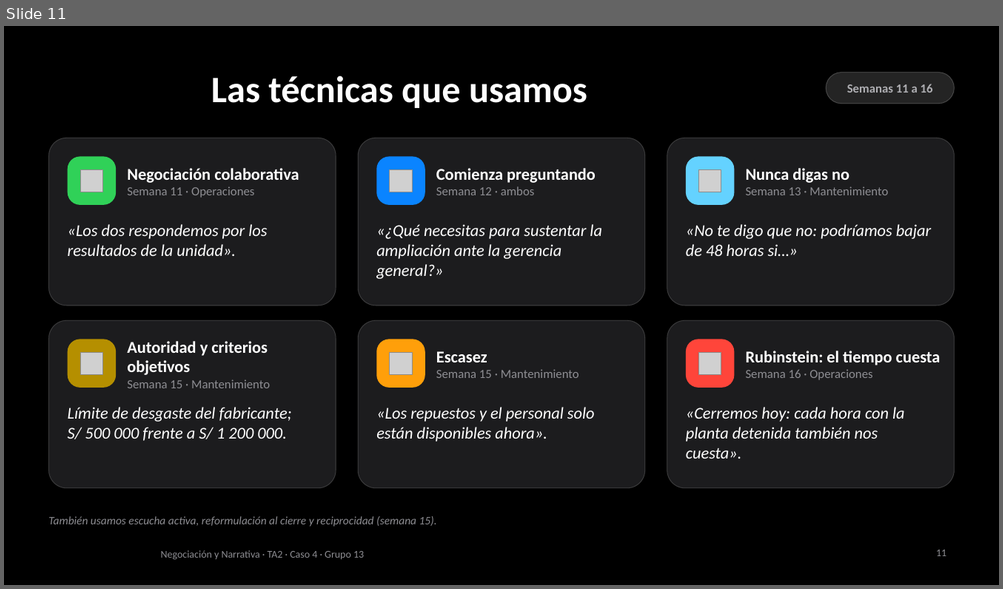
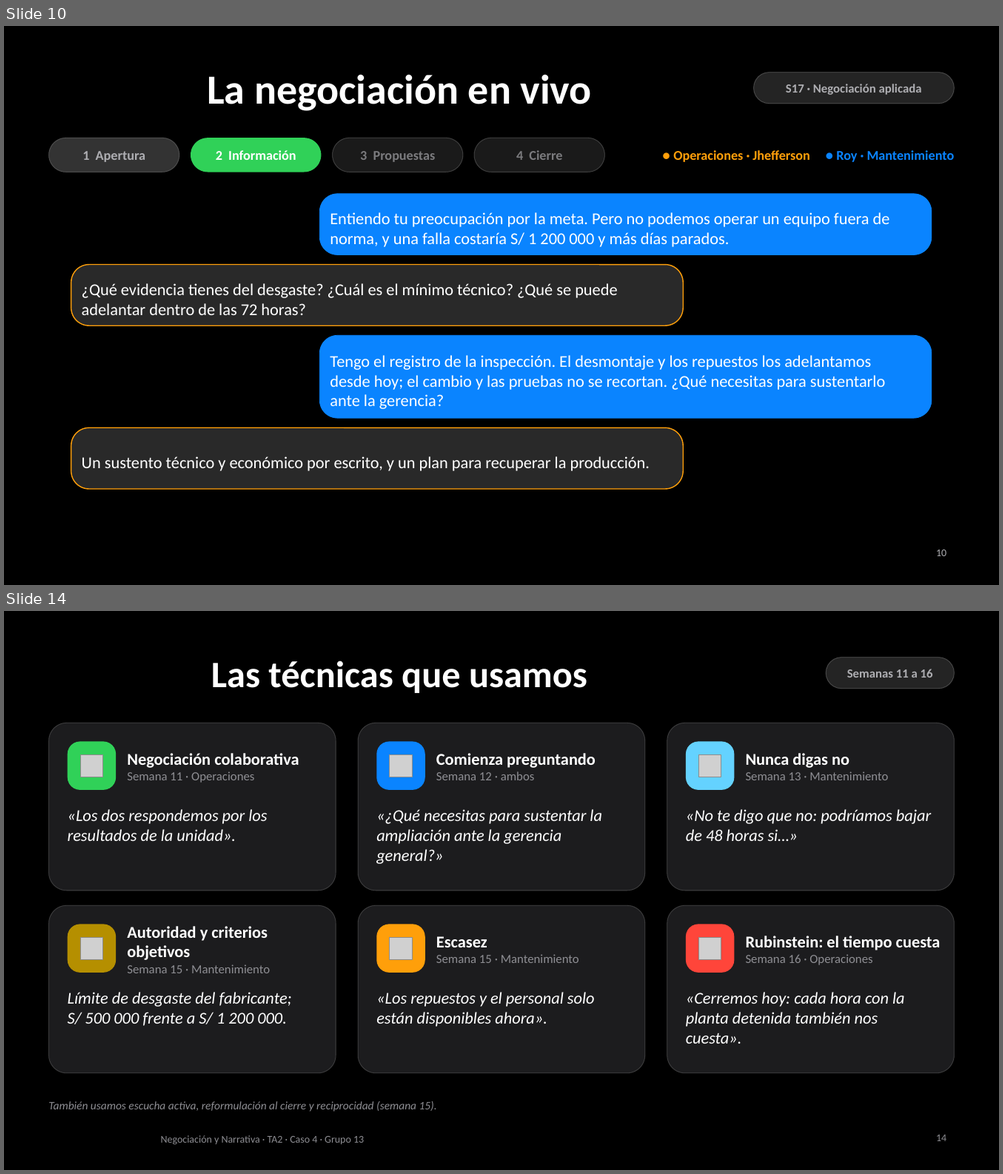
Before and after one commit to AnnthoQ/nnta2, a slide deck: respaldo/TA2_Caso4_respaldo.pptx. Shown one above the other, each under a label of ours: slide 11 before the commit, slides 10 and 14 after it; the slides between them are not shown. The pictures are 1003x589 and 1003x1174 pixels, drawn with LibreOffice and Linux fonts; fonts in the diff are those of the drawing; grey boxes stand for pictures; background and template pictures are left out. Boxes give left, top, right and bottom in pixels: in the first picture for what was removed or moved away, otherwise in the second. Text is boxed around its words. In the diff, an @@ line names an element or a change of style, - is before the commit and + after.

```diff
--- a/respaldo/TA2_Caso4_respaldo.pptx
+++ b/respaldo/TA2_Caso4_respaldo.pptx
@@ slide 10 added at <box>4,26,999,585</box>, background #000000 @@
@@ title added at <box>207,74,592,111</box>, 40 pt, text #FFFFFF, bold @@
+La negociación en vivo
@@ rounded rectangle added at <box>753,73,954,104</box>, fill #FFFFFF at 14% opacity, outline #FFFFFF 0.75 pt @@
@@ text added at <box>785,84,922,95</box>, 12 pt, text #AEAEB2, bold @@
+S17 · Negociación aplicada
@@ rounded rectangle added at <box>48,138,179,173</box>, fill #FFFFFF at 20% opacity, outline #FFFFFF 0.75 pt @@
@@ text added at <box>82,151,145,162</box>, 13 pt, text #AEAEB2, bold @@
+1 Apertura
@@ rounded rectangle added at <box>190,138,321,173</box>, fill #30D158 @@
@@ text added at <box>216,150,296,160</box>, 13 pt, text #FFFFFF, bold @@
+2 Información
@@ rounded rectangle added at <box>333,138,463,173</box>, fill #FFFFFF at 10% opacity, outline #FFFFFF 0.75 pt @@
@@ text added at <box>360,151,435,162</box>, 13 pt, text #AEAEB2 at 65% opacity, bold @@
+3 Propuestas
@@ rounded rectangle added at <box>474,138,605,173</box>, fill #FFFFFF at 10% opacity, outline #FFFFFF 0.75 pt @@
@@ text added at <box>516,150,562,160</box>, 13 pt, text #AEAEB2 at 65% opacity, bold @@
+4 Cierre
@@ text added at <box>673,150,954,162</box>, 13 pt, text #FF9F0A, bold @@
+● Operaciones · Jhefferson ● Roy · Mantenimiento
@@ rounded rectangle added at <box>319,194,931,255</box>, fill #0A84FF, outline #0A84FF 0.5 pt, 16 pt, text #FFFFFF @@
+Entiendo tu preocupación por la meta. Pero no podemos operar un equipo fuera de norma, y una falla costaría S/ 1 200 000 y más días parados.
@@ rounded rectangle added at <box>71,265,683,326</box>, fill #FFFFFF at 16% opacity, outline #FF9F0A 1 pt, 16 pt, text #FFFFFF @@
+¿Qué evidencia tienes del desgaste? ¿Cuál es el mínimo técnico? ¿Qué se puede adelantar dentro de las 72 horas?
@@ rounded rectangle added at <box>319,335,931,418</box>, fill #0A84FF, outline #0A84FF 0.5 pt, 16 pt, text #FFFFFF @@
+Tengo el registro de la inspección. El desmontaje y los repuestos los adelantamos desde hoy; el cambio y las pruebas no se recortan. ¿Qué necesitas para sustentarlo ante la gerencia?
@@ rounded rectangle added at <box>71,428,683,489</box>, fill #FFFFFF at 16% opacity, outline #FF9F0A 1 pt, 16 pt, text #FFFFFF @@
+Un sustento técnico y económico por escrito, y un plan para recuperar la producción.
@@ page number added at <box>936,550,946,557</box>, 10 pt, text #AEAEB2 @@
+10
@@ what was slide 11 is now slide 14 @@
@@ page number at <box>936,1135,946,1142</box>: text changed @@
-11
+14
```
Also in this commit, not shown: 2 slides changed, 3 other slides added, 1 slide removed.
